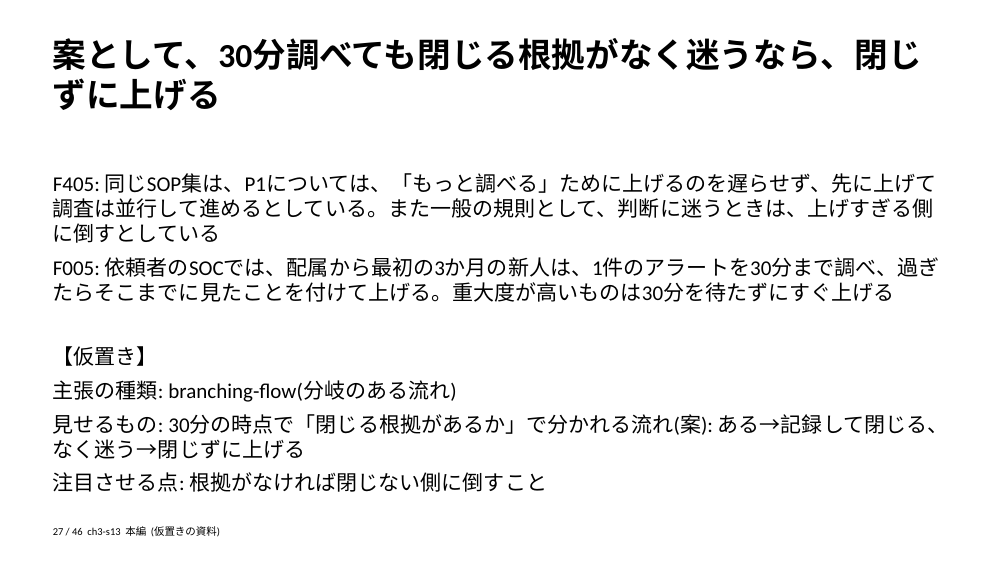
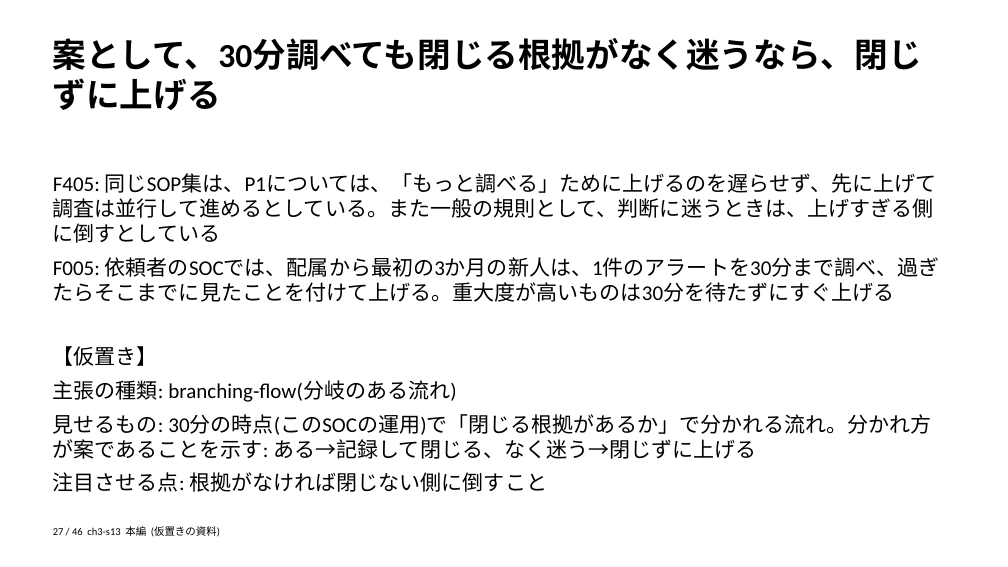
Before and after one commit to zyuuryuu/PPTX-Planner, a slide deck: slide 27 of trial/deck/preview/placeholder.pptx. Drawn at 1008x567 pixels with LibreOffice and Linux fonts; fonts in the diff are those of the drawing. Boxes give left, top, right and bottom in pixels: in the first picture for what was removed or moved away, otherwise in the second. Text is boxed around its words. In the diff, an @@ line names an element or a change of style, - is before the commit and + after.

```diff
--- a/trial/deck/preview/placeholder.pptx
+++ b/trial/deck/preview/placeholder.pptx
@@ text at [53, 414, 932, 459]: text changed @@
-見せるもの: 30分の時点で「閉じる根拠があるか」で分かれる流れ(案): ある→記録して閉じる、なく迷う→閉じずに上げる
+見せるもの: 30分の時点(このSOCの運用)で「閉じる根拠があるか」で分かれる流れ。分かれ方が案であることを示す: ある→記録して閉じる、なく迷う→閉じずに上げる
```
Also in this commit, not shown: 8 other slides changed, 4 other files.
